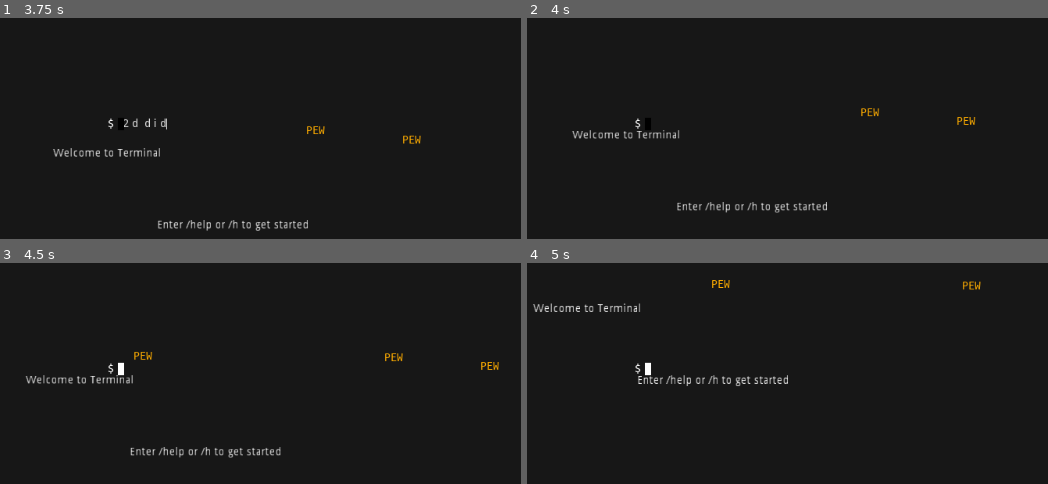
Above: before the commit, frames 1-4 (two rows, left to right).
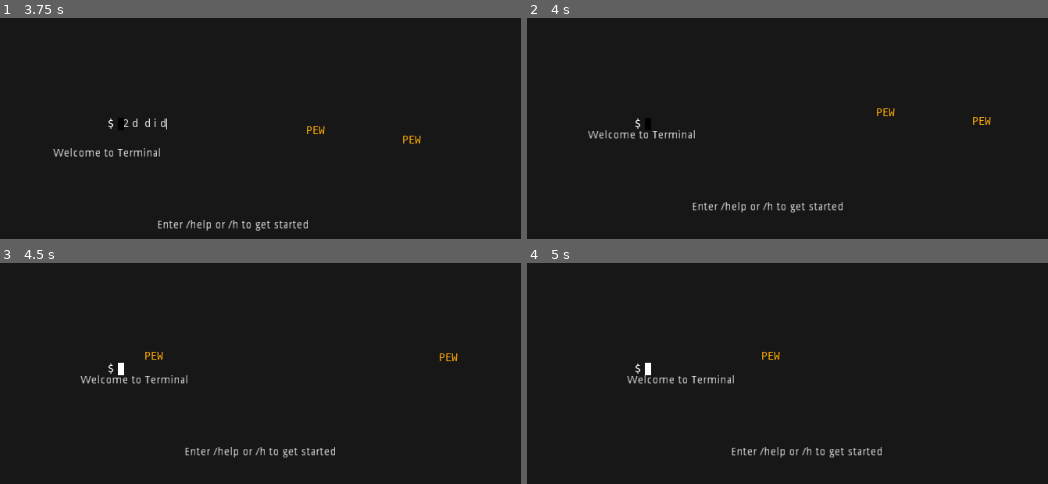
Above: after the commit, the same moments.

Repository: jaydubbyasee/ld45terminal
Game: Godot game, scene res://scenes/levels/Level_01_Tutorial.tscn
Same seed, same stepped clock (60 frames per second), same inputs: the game is played once before the commit and once after it.
Inputs (mouse positions are in pixels of both pictures, inside the frame that each line leads up to):
- Up to frame 1 (3.75 s): click (234, 124) at 0.52 s; type "12" at 0.6 s; tap Enter (ui_accept) at 1.25 s; hold Space (jump) 1.28-2.03 s; hold Right (ui_right) 1.28-2.78 s; tap D (shoot) at 1.35, 2.3, 3.6 s; tap Space (jump) at 2.1, 2.27, 2.57 s; hold Left (ui_left) 2.78-3.53 s; hold Space (jump) 2.78-3.53 s; tap I (insert_mode) at 2.85 s; hold Right (ui_right) from 3.53 s (still down)
- Up to frame 2 (4 s): keep holding Right (ui_right); tap Space (jump) at 3.77 s
- Up to frame 3 (4.5 s): keep holding Right (ui_right); tap Space (jump) at 4.07 s; hold Space (jump) from 4.28 s (still down); tap D (shoot) at 4.35 s
- Up to frame 4 (5 s): keep holding Right (ui_right); keep holding Space (jump)

Frame 1 is identical in both runs. In frame 2, 1.5% of the frame differs, in the area x 8-90%, y 40-89%; in frame 3, 1.8%, in the area x 4-96%, y 40-89%; in frame 4, 1.8%.

Commit message:
Improve character movement

Diff:
--- a/CursorBoy.gd
+++ b/CursorBoy.gd
@@ -38,14 +38,14 @@
 		else:
 			_velocity.y += GRAVITY
 
-		if Input.is_action_pressed("ui_left"):
-			print("left")
+		if ! Input.is_action_pressed("ui_left") && ! Input.is_action_pressed("ui_right"):
+			_velocity.x = 0
+
+		if Input.is_action_just_pressed("ui_left"):
 			_velocity.x = -MOVEMENT_SPEED
-		if Input.is_action_pressed("ui_right"):
-			print("right")
+		if Input.is_action_just_pressed("ui_right"):
 			_velocity.x = MOVEMENT_SPEED
 		if Input.is_action_just_pressed("jump") && ! _is_jumping:
-			print("start jump")
 			_is_jumping = true
 			_velocity.y = -JUMP_VELOCITY
 			# Start jump timer. While this timer is in progress, we can enable hangtime by holding jump
@@ -60,7 +60,6 @@
 			$JumpTimer.stop()
 
 		if Input.is_action_just_pressed("shoot"):
-			print("shoot")
 			var projectile = projectile_scene.instance()
 			projectile.position = get_global_position()
 			get_parent().add_child(projectile)
